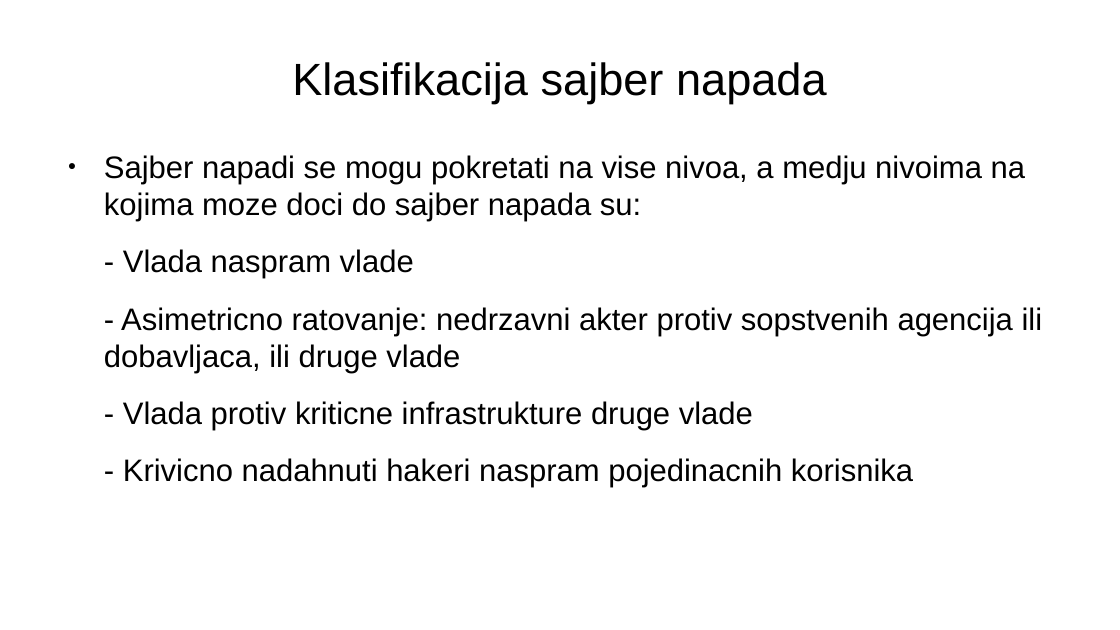
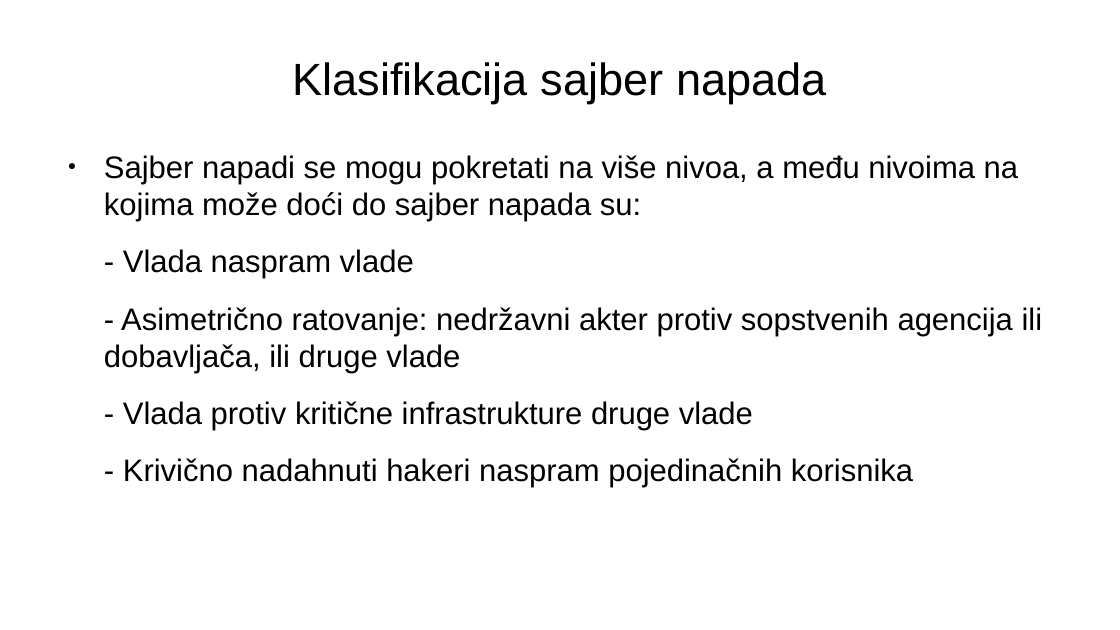
Before and after one commit to vukvuk21/RID, a slide deck: slide 9 of rid_2022_seminarski/mi19120_Luka_Vukotic/Predavanje_2/SajberRat.odp. Drawn at 1120x630 pixels with LibreOffice and Linux fonts; fonts in the diff are those of the drawing. Boxes give left, top, right and bottom in pixels: in the first picture for what was removed or moved away, otherwise in the second. Text is boxed around its words. In the diff, an @@ line names an element or a change of style, - is before the commit and + after.

```diff
--- a/rid_2022_seminarski/mi19120_Luka_Vukotic/Predavanje_2/SajberRat.odp
+++ b/rid_2022_seminarski/mi19120_Luka_Vukotic/Predavanje_2/SajberRat.odp
@@ text at [104, 155, 1018, 222]: text changed @@
-● Sajber napadi se mogu pokretati na vise nivoa, a medju nivoima na kojima moze doci do sajber napada su:
+● Sajber napadi se mogu pokretati na više nivoa, a među nivoima na kojima može doći do sajber napada su:
@@ text at [104, 307, 1043, 488]: text changed @@
-- Asimetricno ratovanje: nedrzavni akter protiv sopstvenih agencija ili dobavljaca, ili druge vlade
-- Vlada protiv kriticne infrastrukture druge vlade
-- Krivicno nadahnuti hakeri naspram pojedinacnih korisnika
+- Asimetrično ratovanje: nedržavni akter protiv sopstvenih agencija ili dobavljača, ili druge vlade
+- Vlada protiv kritične infrastrukture druge vlade
+- Krivično nadahnuti hakeri naspram pojedinačnih korisnika
```
Also in this commit, not shown: 10 other slides changed, 5 other files.
